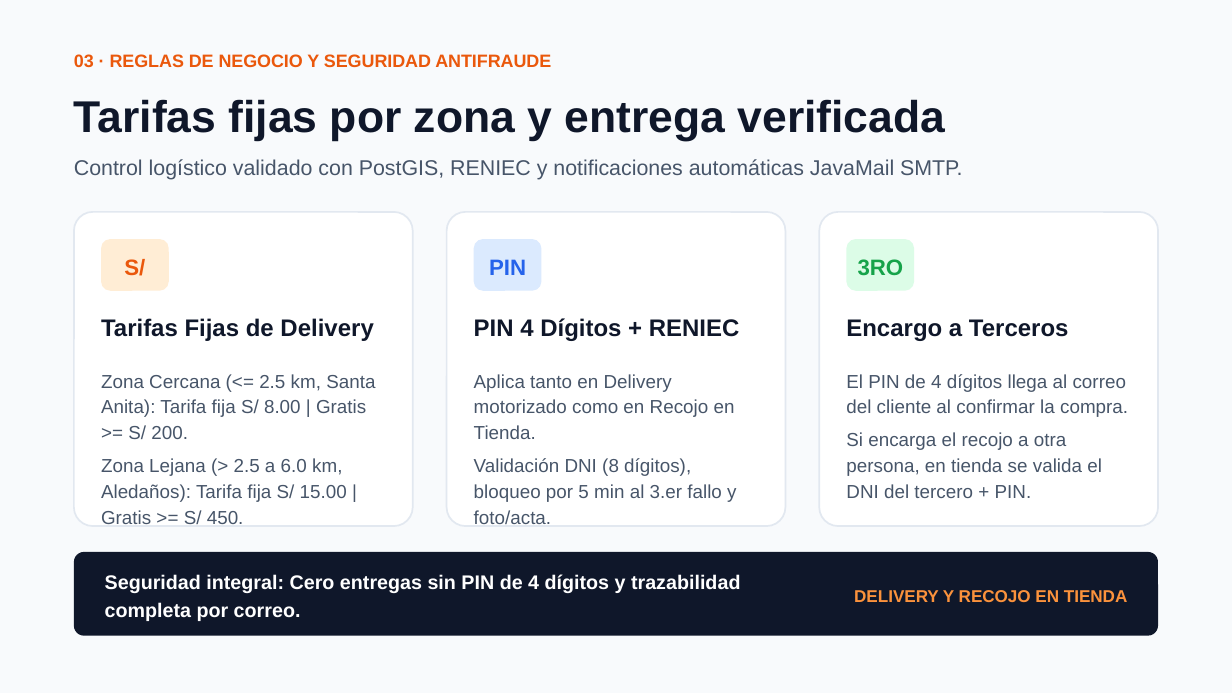
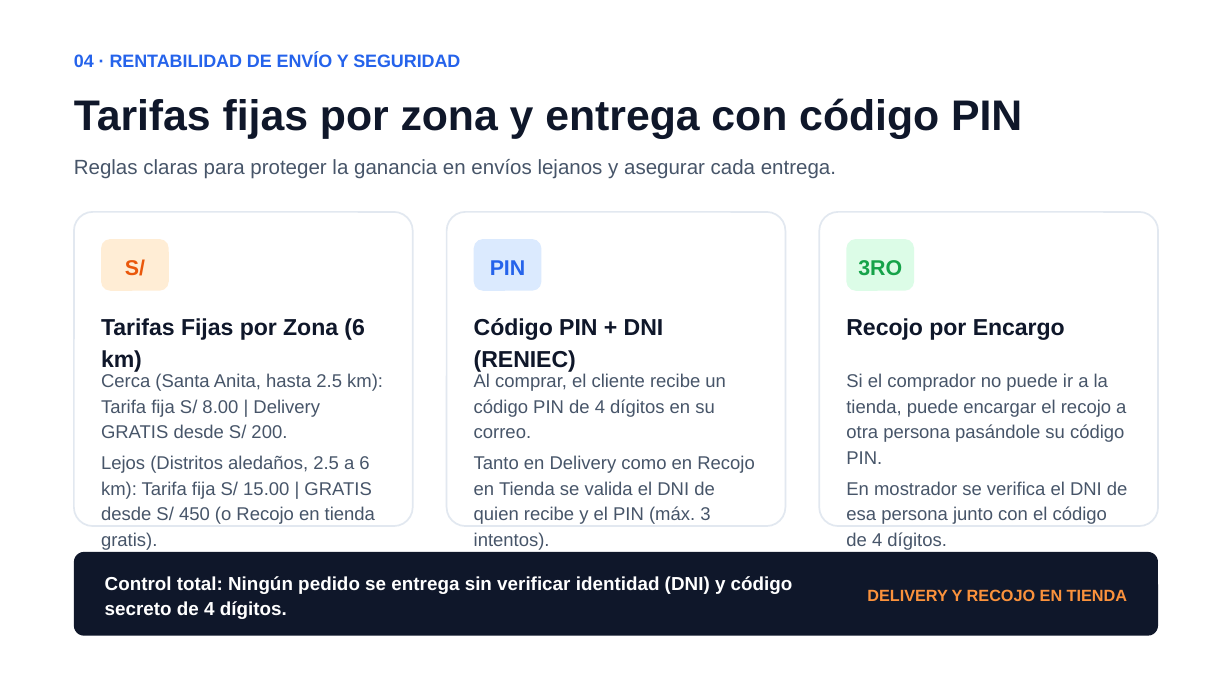
Before and after one commit to Scrasher18/Asuncion-ERP, a slide deck: slide 5 of Autopartes_Asuncion.pptx (slide 4 before the commit). Drawn at 1232x693 pixels with LibreOffice and Linux fonts; fonts in the diff are those of the drawing. Boxes give left, top, right and bottom in pixels: in the first picture for what was removed or moved away, otherwise in the second. Text is boxed around its words. In the diff, an @@ line names an element or a change of style, - is before the commit and + after.

```diff
--- a/Autopartes_Asuncion.pptx
+++ b/Autopartes_Asuncion.pptx
@@ background #F8FAFC to #FFFFFF @@
@@ text at bbox=[74, 53, 460, 67]: text changed; text colour #EA580C to #2563EB @@
-03 · REGLAS DE NEGOCIO Y SEGURIDAD ANTIFRAUDE
+04 · RENTABILIDAD DE ENVÍO Y SEGURIDAD
@@ text at bbox=[74, 98, 1022, 139]: text changed; size 26 to 25 pt @@
-Tarifas fijas por zona y entrega verificada
+Tarifas fijas por zona y entrega con código PIN
@@ text at bbox=[74, 159, 836, 179]: text changed; size 12.5 to 12 pt @@
-Control logístico validado con PostGIS, RENIEC y notificaciones automáticas JavaMail SMTP.
+Reglas claras para proteger la ganancia en envíos lejanos y asegurar cada entrega.
@@ text at bbox=[101, 318, 365, 372]: text changed; size 14 to 13.5 pt @@
-Tarifas Fijas de Delivery
+Tarifas Fijas por Zona (6 km)
@@ text at bbox=[474, 318, 664, 372]: text changed; size 14 to 13.5 pt @@
-PIN 4 Dígitos + RENIEC
+Código PIN + DNI (RENIEC)
@@ text at bbox=[846, 318, 1065, 340]: text changed; size 14 to 13.5 pt @@
-Encargo a Terceros
+Recojo por Encargo
@@ text at bbox=[846, 373, 1128, 550]: text changed; size 11 to 10.8 pt @@
-El PIN de 4 dígitos llega al correo del cliente al confirmar la compra.
-Si encarga el recojo a otra persona, en tienda se valida el DNI del tercero + PIN.
+Si el comprador no puede ir a la tienda, puede encargar el recojo a otra persona pasándole su código PIN.
+En mostrador se verifica el DNI de esa persona junto con el código de 4 dígitos.
@@ text at bbox=[101, 425, 375, 524]: text changed; size 11 to 10.8 pt @@
-Zona Cercana (<= 2.5 km, Santa Anita): Tarifa fija S/ 8.00 | Gratis >= S/ 200.
-Zona Lejana (> 2.5 a 6.0 km, Aledaños): Tarifa fija S/ 15.00 | Gratis >= S/ 450.
+Cerca (Santa Anita, hasta 2.5 km): Tarifa fija S/ 8.00 | Delivery GRATIS desde S/ 200.
+Lejos (Distritos aledaños, 2.5 a 6 km): Tarifa fija S/ 15.00 | GRATIS desde S/ 450 (o Recojo en tienda gratis).
@@ text at bbox=[474, 455, 754, 550]: text changed; size 11 to 10.8 pt @@
-Aplica tanto en Delivery motorizado como en Recojo en Tienda.
-Validación DNI (8 dígitos), bloqueo por 5 min al 3.er fallo y foto/acta.
+Al comprar, el cliente recibe un código PIN de 4 dígitos en su correo.
+Tanto en Delivery como en Recojo en Tienda se valida el DNI de quien recibe y el PIN (máx. 3 intentos).
@@ text "DELIVERY Y RECOJO EN TIENDA" at bbox=[867, 589, 1127, 601]: size 10 to 9.5 pt @@
@@ text at bbox=[105, 576, 793, 619]: text changed; size 11.5 to 11 pt @@
-Seguridad integral: Cero entregas sin PIN de 4 dígitos y trazabilidad completa por correo.
+Control total: Ningún pedido se entrega sin verificar identidad (DNI) y código secreto de 4 dígitos.
```
Also in this commit, not shown: 4 other slides changed, 1 slide added, 1 slide removed.
